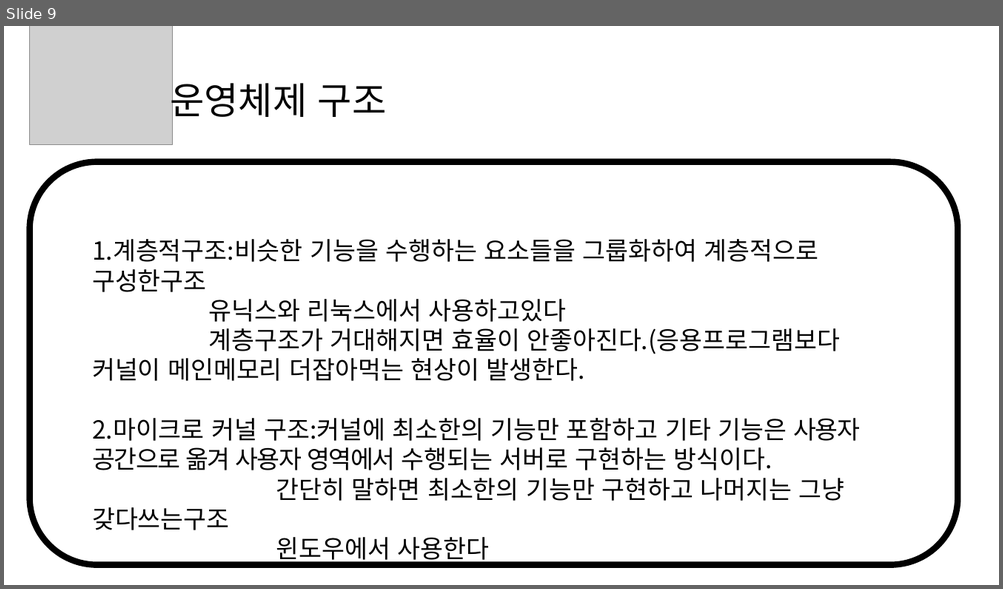
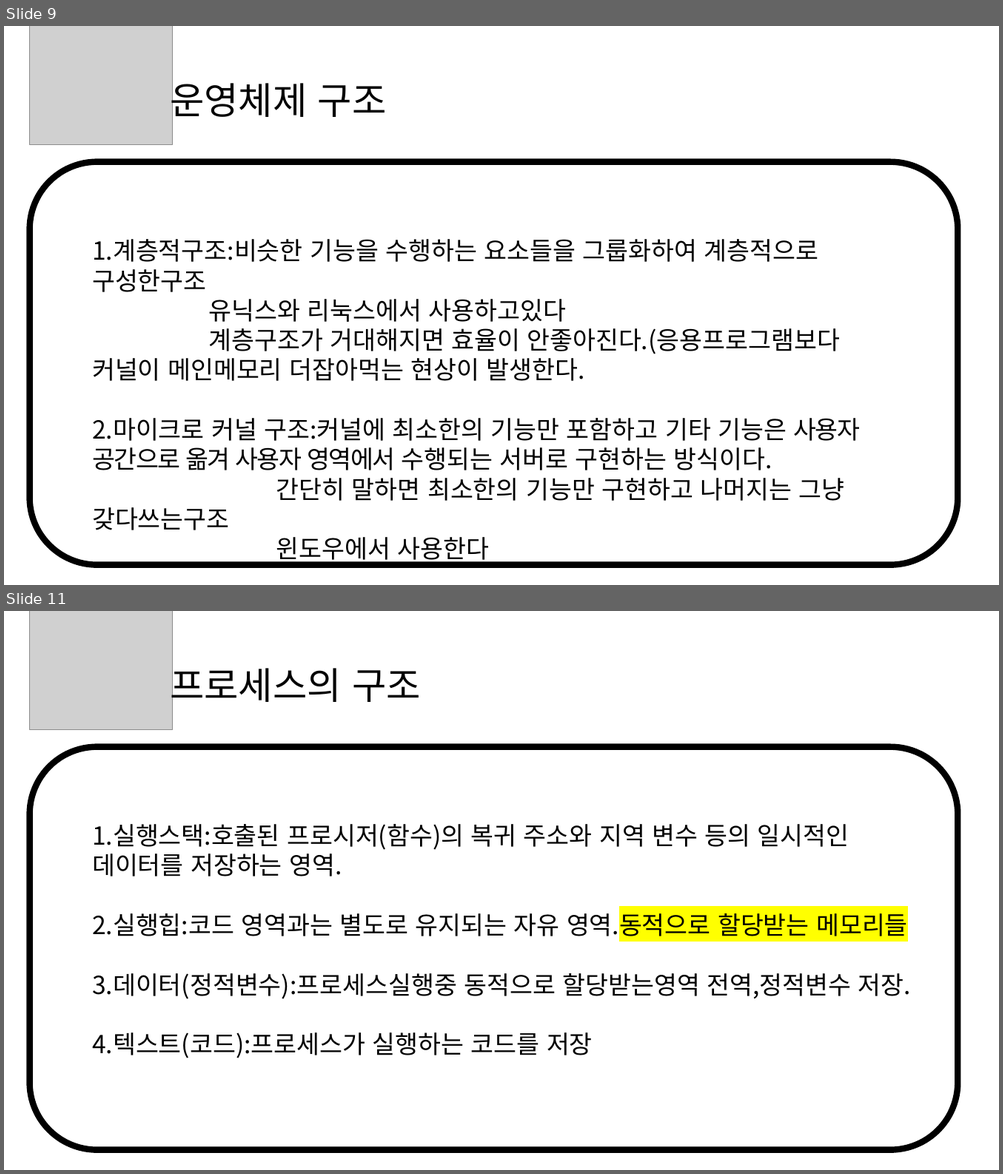
Before and after one commit to lukawitch/dailyblog, a slide deck: 전공/운영체제.pptx. Shown one above the other, each under a label of ours: slide 9 before the commit, slides 9 and 11 after it; the slides between them are not shown. The pictures are 1003x589 and 1003x1174 pixels, drawn with LibreOffice and Linux fonts; fonts in the diff are those of the drawing; grey boxes stand for pictures. Boxes give left, top, right and bottom in pixels: in the first picture for what was removed or moved away, otherwise in the second. Text is boxed around its words. In the diff, an @@ line names an element or a change of style, - is before the commit and + after.

```diff
--- a/전공/운영체제.pptx
+++ b/전공/운영체제.pptx
@@ slide 11 added at <box>4,611,999,1170</box>, background #FFFFFF @@
@@ picture added at <box>29,611,173,729</box> @@
@@ text added at <box>170,661,421,709</box>, 36 pt, text #000000 @@
+프로세스의 구조
@@ rounded rectangle added at <box>29,747,958,1150</box>, outline #000000 6 pt @@
@@ text added at <box>92,824,910,1059</box>, 24 pt, text #000000 @@
+1.실행스택:호출된 프로시저(함수)의 복귀 주소와 지역 변수 등의 일시적인 데이터를 저장하는 영역.
+2.실행힙:코드 영역과는 별도로 유지되는 자유 영역.동적으로 할당받는 메모리들
+3.데이터(정적변수):프로세스실행중 동적으로 할당받는영역 전역,정적변수 저장.
+4.텍스트(코드):프로세스가 실행하는 코드를 저장
```
Also in this commit, not shown: 18 other slides added, 1 other file.
